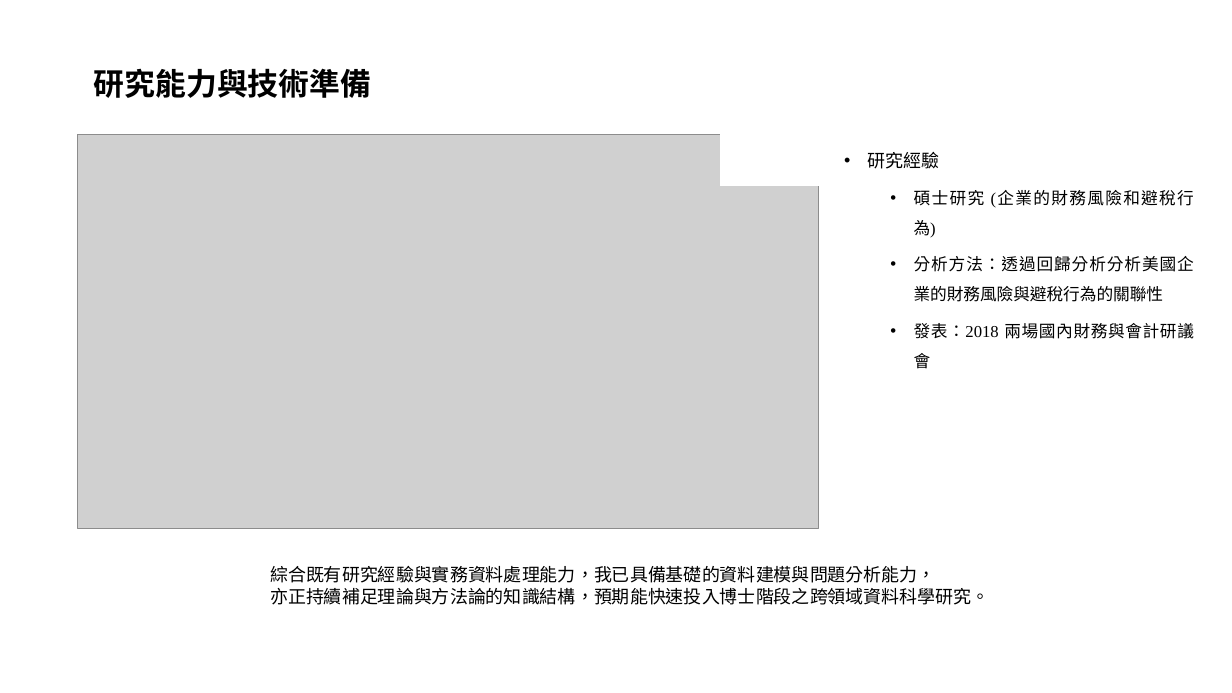
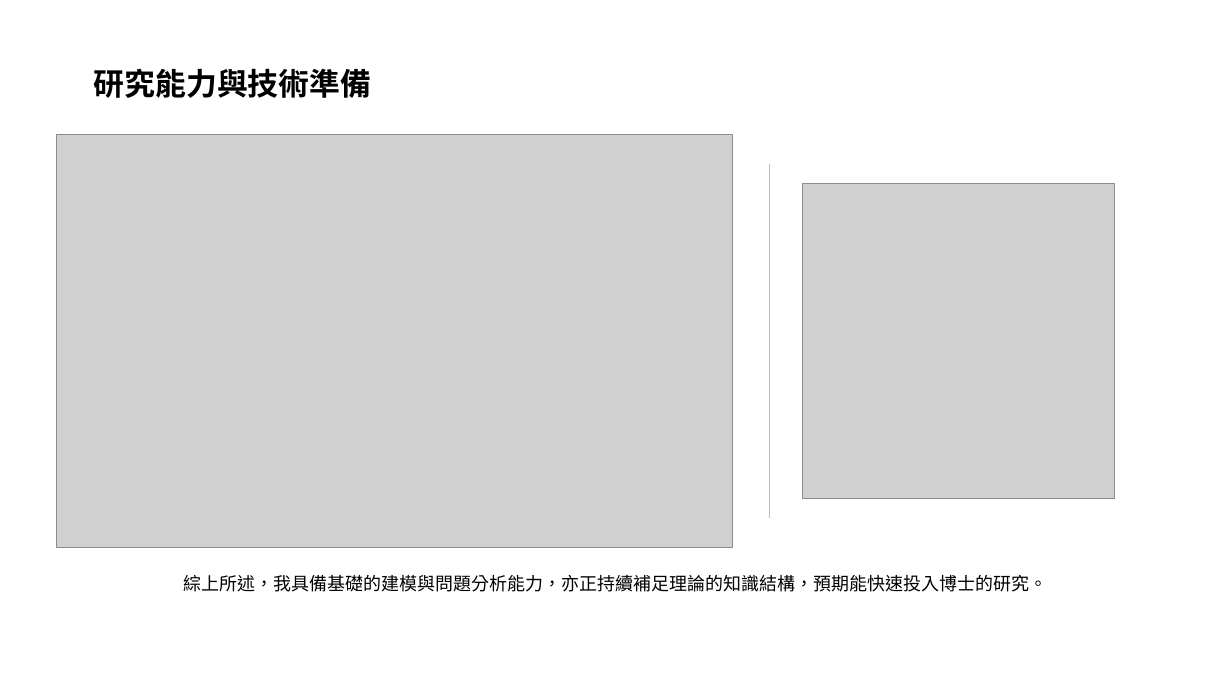
Before and after one commit to twcch/twcch, a slide deck: slide 5 of 博士班備審資料報告.pptx. Drawn at 1232x693 pixels with LibreOffice and Linux fonts; fonts in the diff are those of the drawing; grey boxes stand for pictures; background and template pictures are left out. Boxes give left, top, right and bottom in pixels: in the first picture for what was removed or moved away, otherwise in the second. Text is boxed around its words. In the diff, an @@ line names an element or a change of style, - is before the commit and + after.

```diff
--- a/博士班備審資料報告.pptx
+++ b/博士班備審資料報告.pptx
@@ picture: place and size @@
-picture at [78,134,818,529]
+picture at [56,134,733,548]
@@ line added from (770, 164) to (770, 518), #BFBFBF 0.5 pt @@
@@ text removed at [867,152,1194,369] @@
-• 研究經驗
-  • 碩士研究 (企業的財務風險和避稅行為)
-  • 分析方法：透過回歸分析分析美國企業的財務風險與避稅行為的關聯性
-  • 發表：2018 兩場國內財務與會計研議會
@@ picture added at [803,184,1115,498] @@
@@ text at [183,575,1047,592]: text changed @@
-綜合既有研究經驗與實務資料處理能力，我已具備基礎的資料建模與問題分析能力，
-亦正持續補足理論與方法論的知識結構，預期能快速投入博士階段之跨領域資料科學研究。
+綜上所述，我具備基礎的建模與問題分析能力，亦正持續補足理論的知識結構，預期能快速投入博士的研究。
```
Also in this commit, not shown: 4 other slides changed, 1 other file.
